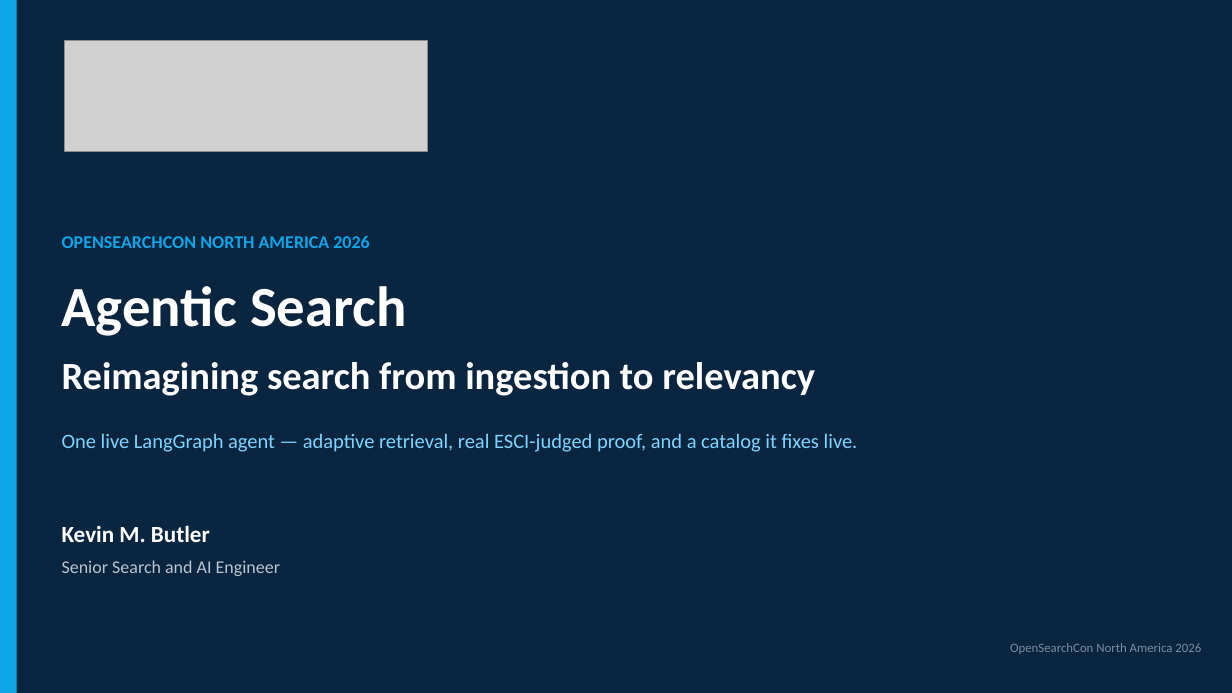
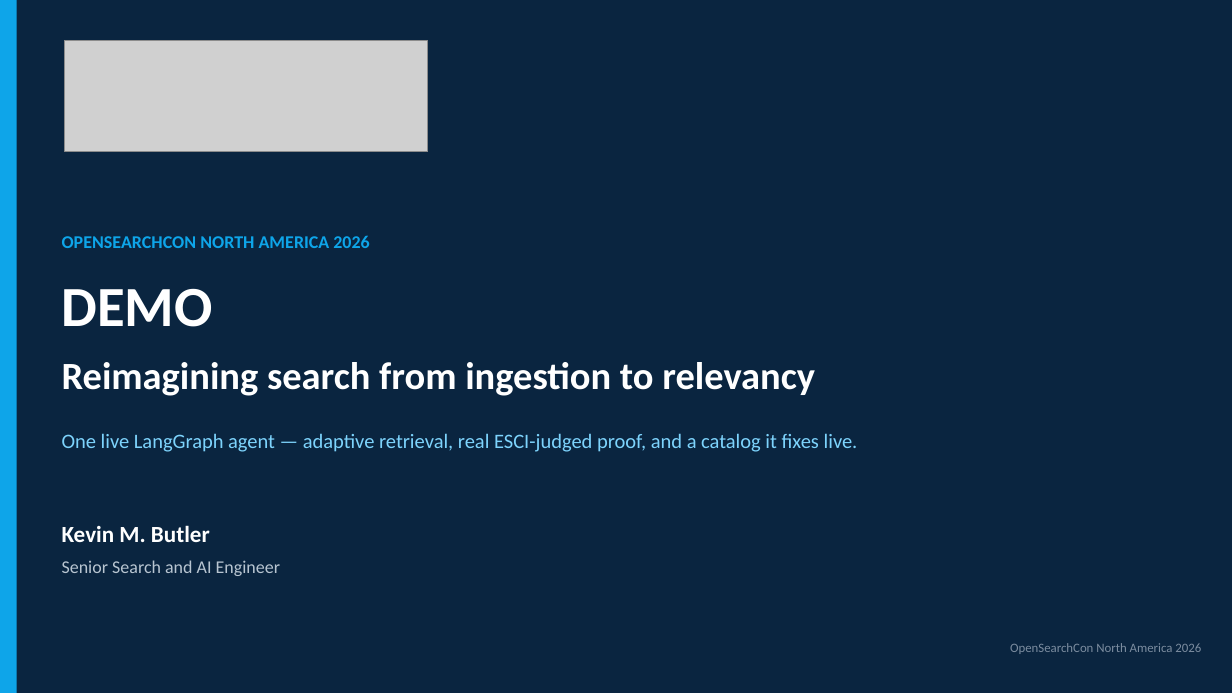
Before and after one commit to kmwtechnology/opensearch2026-agentic-search, a slide deck: slide 6 of docs/presentation/Agentic_Search_Talk_Draft_v1.pptx. Drawn at 1232x693 pixels with LibreOffice and Linux fonts; fonts in the diff are those of the drawing; grey boxes stand for pictures. Boxes give left, top, right and bottom in pixels: in the first picture for what was removed or moved away, otherwise in the second. Text is boxed around its words. In the diff, an @@ line names an element or a change of style, - is before the commit and + after.

Commit message:
Update Agentic Search Talk presentation draft

```diff
--- a/docs/presentation/Agentic_Search_Talk_Draft_v1.pptx
+++ b/docs/presentation/Agentic_Search_Talk_Draft_v1.pptx
@@ text at <box>62,288,213,327</box>: text changed @@
-Agentic Search
+DEMO
```
Also in this commit, not shown: 1 slide added, 1 slide removed.
